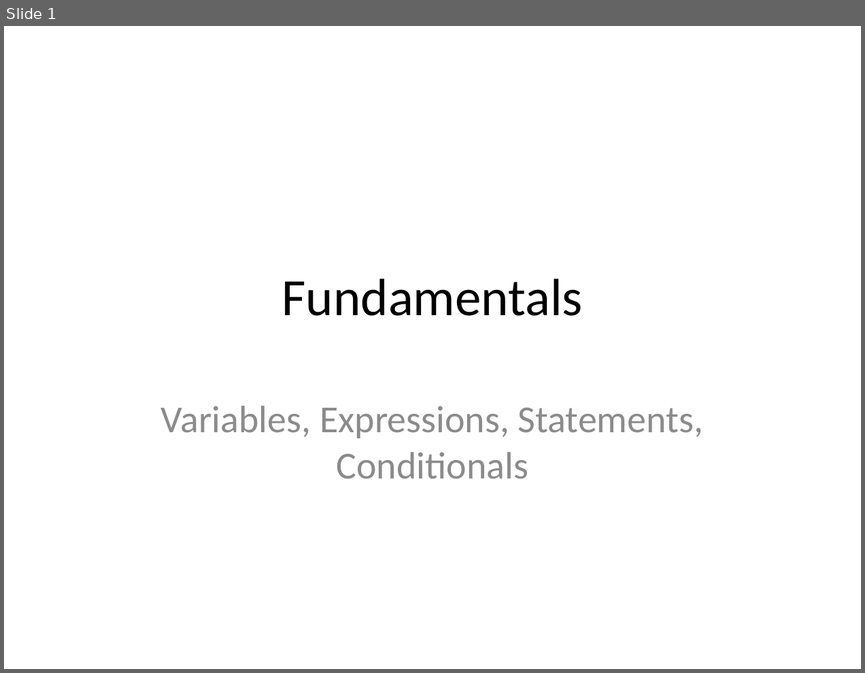
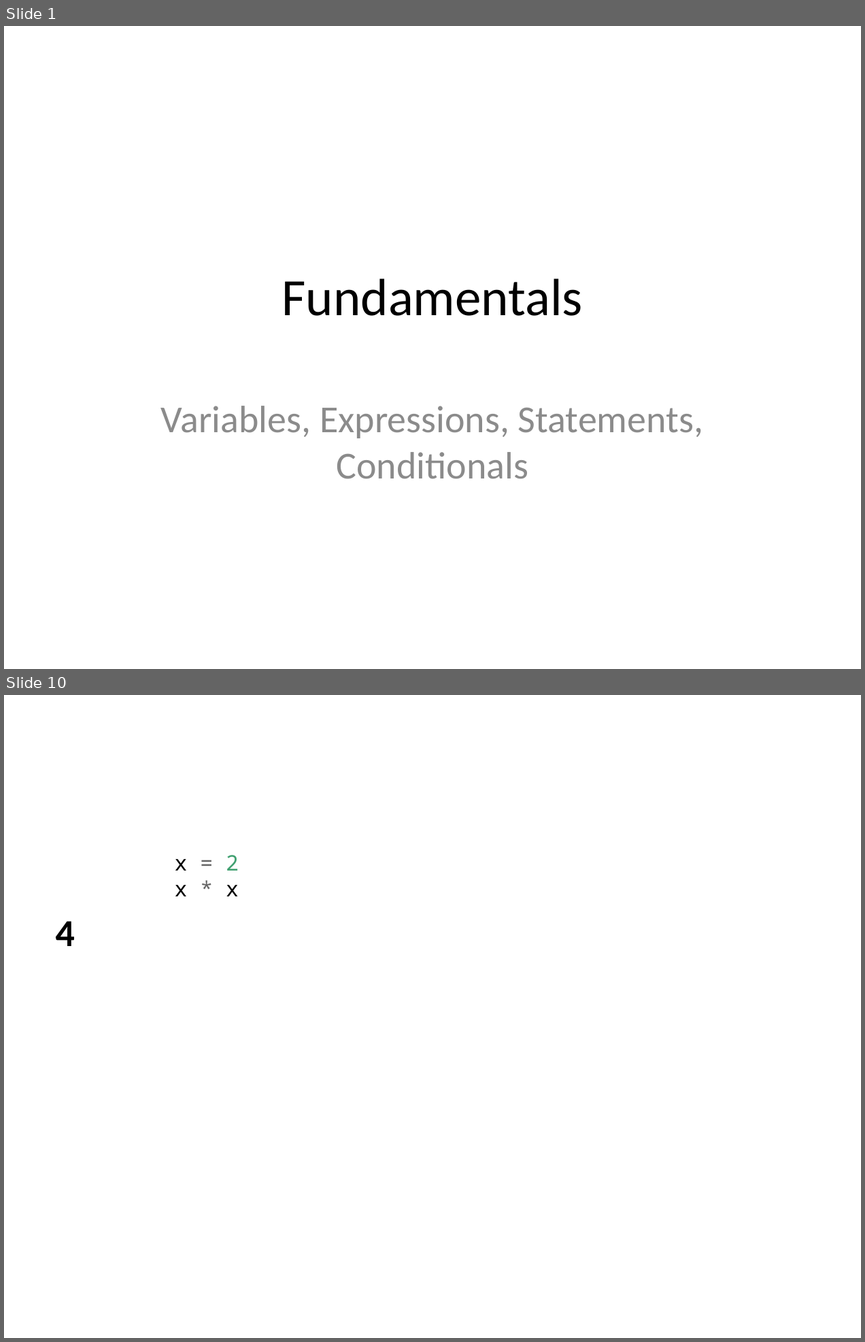
Before and after one commit to edsu/inst326, a slide deck: modules/module01/slides.pptx. Shown one above the other, each under a label of ours: slide 1 before the commit, slides 1 and 10 after it; the slides between them are not shown. The pictures are 865x673 and 865x1342 pixels, drawn with LibreOffice and Linux fonts; fonts in the diff are those of the drawing. Boxes give left, top, right and bottom in pixels: in the first picture for what was removed or moved away, otherwise in the second. Text is boxed around its words. In the diff, an @@ line names an element or a change of style, - is before the commit and + after.

```diff
--- a/modules/module01/slides.pptx
+++ b/modules/module01/slides.pptx
@@ slide 10 added at (x1=4, y1=695, x2=861, y2=1338), background #FFFFFF @@
@@ text added at (x1=56, y1=855, x2=239, y2=946), 18 pt, text #000000 @@
+x = 2
+x * x
+4
```
Also in this commit, not shown: 6 slides changed, 14 other slides added, 3 slides removed, 4 other files.
